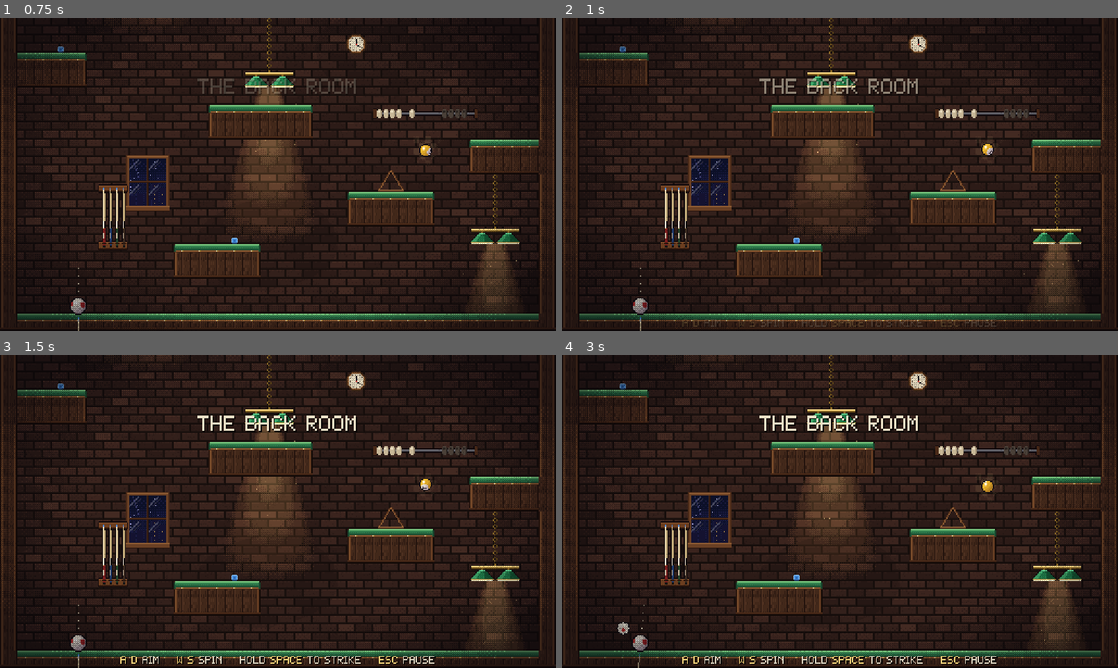
Above: before the commit, frames 1-4 (two rows, left to right).
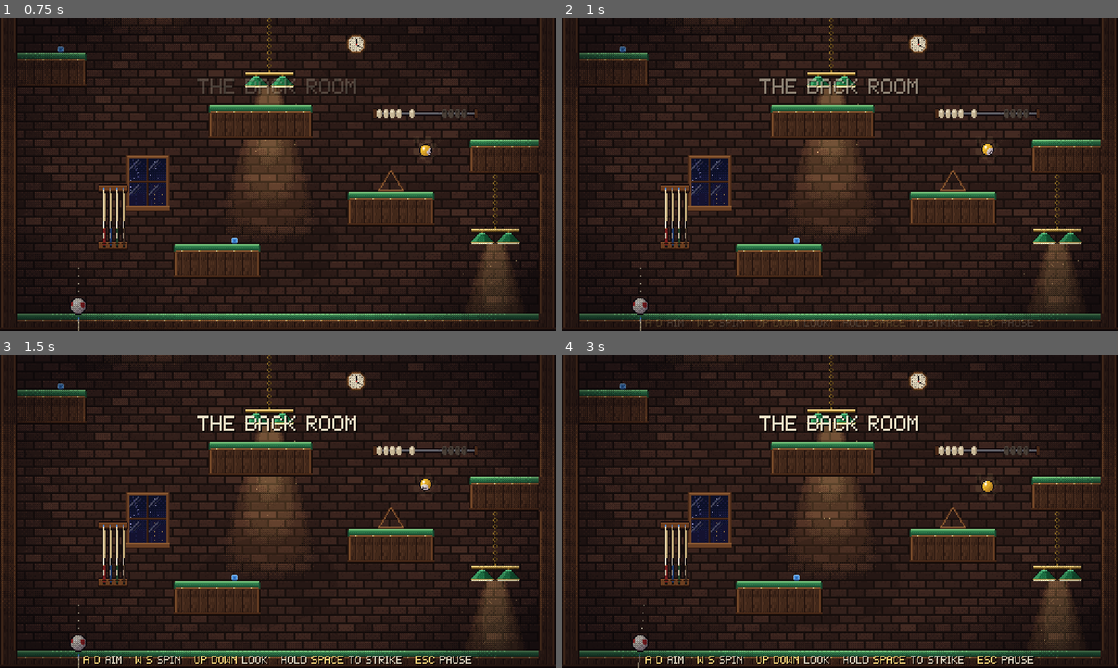
Above: after the commit, the same moments.

Repository: AmitShok/billiard-king
Game: Godot game, scene res://scenes/ui/title.tscn
The game is run twice, just before and just after one commit, with the same random seed, the same clock (stepped at 60 frames per second) and the same inputs.
Inputs (mouse positions are in pixels of both pictures, inside the frame that each line leads up to):
- Up to frame 1 (0.75 s): click "New climb" at 0.5 s
- Up to frame 2 (1 s): no input
- Up to frame 3 (1.5 s): tap Enter (ui_accept) at 1.25 s; move the mouse to (400, 495) at 1.27 s; hold Right from 1.28 s (still down); hold A (aim_left) from 1.28 s (still down); click (400, 495) at 1.42 s
- Up to frame 4 (3 s): tap Enter (ui_accept) at 1.52, 2, 2.75 s; tap D (aim_right) at 1.55 s; release Right at 2 s; release A (aim_left) at 2 s; drag from (728, 527) to (812, 574) at 2.02 s; move the mouse to (895, 442) at 2.77 s; hold Right from 2.78 s (still down); hold Down (look_down, bound only after the commit) from 2.78 s (still down)

Frame 1 is identical in both runs. In frame 2, 0.5% of the frame differs, in the area x 15-85%, y 96-99%; in frame 3, 1.1%; in frame 4, 1.2%, in the area x 10-85%, y 85-99%.

Commit message:
Add camera look: pan up/down a little with the arrow keys
- Up/Down arrows (gamepad right stick) peek the camera up to 56 px
  toward the next/previous screen, easing back on release
- View only: the screen cut, the ball and its physics are untouched;
  never peeks below the bottom floor or above the summit
- Spin moves to W/S (and D-pad/left stick) so the arrows are free
- Controls hint, README and DESIGN updated; 6 new gameplay checks (43/43)

Co-Authored-By: Claude Opus 5.5 <noreply@anthropic.com>

Diff:
--- a/scripts/autoload/save_data.gd
+++ b/scripts/autoload/save_data.gd
@@ -50,8 +50,10 @@
 		"charge": [KEY_SPACE, KEY_Z, KEY_J, JOY_BUTTON_A],
 		"aim_left": [KEY_A, KEY_LEFT, JOY_BUTTON_DPAD_LEFT],
 		"aim_right": [KEY_D, KEY_RIGHT, JOY_BUTTON_DPAD_RIGHT],
-		"spin_up": [KEY_W, KEY_UP, JOY_BUTTON_DPAD_UP],
-		"spin_down": [KEY_S, KEY_DOWN, JOY_BUTTON_DPAD_DOWN],
+		"spin_up": [KEY_W, JOY_BUTTON_DPAD_UP],
+		"spin_down": [KEY_S, JOY_BUTTON_DPAD_DOWN],
+		"look_up": [KEY_UP],
+		"look_down": [KEY_DOWN],
 		"pause": [KEY_ESCAPE, KEY_P, JOY_BUTTON_START],
 	}
 	for action in binds:
@@ -69,7 +71,7 @@
 				j.button_index = code
 				ev = j
 			InputMap.action_add_event(action, ev)
-	var axes := { "aim_left": [JOY_AXIS_LEFT_X, -1.0], "aim_right": [JOY_AXIS_LEFT_X, 1.0], "spin_up": [JOY_AXIS_LEFT_Y, -1.0], "spin_down": [JOY_AXIS_LEFT_Y, 1.0] }
+	var axes := { "aim_left": [JOY_AXIS_LEFT_X, -1.0], "aim_right": [JOY_AXIS_LEFT_X, 1.0], "spin_up": [JOY_AXIS_LEFT_Y, -1.0], "spin_down": [JOY_AXIS_LEFT_Y, 1.0], "look_up": [JOY_AXIS_RIGHT_Y, -1.0], "look_down": [JOY_AXIS_RIGHT_Y, 1.0] }
 	for action in axes:
 		var m := InputEventJoypadMotion.new()
 		m.axis = axes[action][0]
--- a/scripts/world/game.gd
+++ b/scripts/world/game.gd
@@ -28,14 +28,19 @@
 var _title_label: Label
 var _toast: Label
 var _shake := 0.0
+var look := 0.0          # camera peek offset in px (negative = up)
+
+const LOOK_RANGE := 56.0
+const LOOK_SPEED := 160.0   # px/s while held
+const LOOK_RETURN := 260.0  # px/s easing back when released
 var _rng := RandomNumberGenerator.new()
 var _props_by_screen := {}   # screen index -> Array of Prop
 var _hint: RichTextLabel
 var _hint_wait := 0.0
 var _using_pad := false
 
-const HINT_KEYS := "[center][color=#f2d27a]A D[/color] aim    [color=#f2d27a]W S[/color] spin    hold [color=#f2d27a]SPACE[/color] to strike    [color=#f2d27a]ESC[/color] pause[/center]"
-const HINT_PAD := "[center][color=#f2d27a]D-PAD[/color] aim    [color=#f2d27a]UP DOWN[/color] spin    hold [color=#f2d27a]A[/color] to strike    [color=#f2d27a]START[/color] pause[/center]"
+const HINT_KEYS := "[center][color=#f2d27a]A D[/color] aim   [color=#f2d27a]W S[/color] spin   [color=#f2d27a]UP DOWN[/color] look   hold [color=#f2d27a]SPACE[/color] to strike   [color=#f2d27a]ESC[/color] pause[/center]"
+const HINT_PAD := "[center][color=#f2d27a]D-PAD[/color] aim and spin   [color=#f2d27a]R-STICK[/color] look   hold [color=#f2d27a]A[/color] to strike   [color=#f2d27a]START[/color] pause[/center]"
 
 
 func _ready() -> void:
@@ -128,11 +133,27 @@
 		SaveData.run_time += delta
 	_update_screen(false)
 	_update_hint(delta)
+	_update_look(delta)
+	var shake := Vector2.ZERO
 	if _shake > 0.0 and SaveData.screen_shake:
 		_shake = maxf(0.0, _shake - delta * 8.0)
-		camera.offset = Vector2(_rng.randf_range(-1, 1), _rng.randf_range(-1, 1)).round() * minf(_shake, 2.0)
-	else:
-		camera.offset = Vector2.ZERO
+		shake = Vector2(_rng.randf_range(-1, 1), _rng.randf_range(-1, 1)).round() * minf(_shake, 2.0)
+	camera.offset = Vector2(0, round(look)) + shake
+
+
+## Peeking a little above or below the current screen. View only: the screen
+## cut, the ball and its physics are untouched.
+func _update_look(delta: float) -> void:
+	var dir := 0.0
+	if not finished and not get_tree().paused:
+		dir = Input.get_action_strength("look_down") - Input.get_action_strength("look_up")
+	# Nothing is drawn below the bottom floor or above the summit.
+	if screen <= 0:
+		dir = minf(dir, 0.0)
+	if screen >= tower.screen_count() - 1:
+		dir = maxf(dir, 0.0)
+	var target := dir * LOOK_RANGE
+	look = move_toward(look, target, delta * (LOOK_SPEED if absf(target) > absf(look) else LOOK_RETURN))
 
 
 func _unhandled_input(event: InputEvent) -> void:
--- a/tests/gameplay_test.gd
+++ b/tests/gameplay_test.gd
@@ -273,6 +273,30 @@
 	await _physics_frames(200)
 	check("resting saves the ball position", SaveData.ball_pos.distance_to(p.sim.pos) < 0.5 and SaveData.ball_pos != Vector2.ZERO)
 
+	# Camera look: arrows peek up/down a little; view only.
+	p.place(Vector2(200, -300 - 140))
+	await _physics_frames(200)
+	var rest_pos := p.sim.pos
+	check("up arrow is look, not spin", not InputMap.action_has_event("spin_up", _key(KEY_UP)) and InputMap.action_has_event("look_up", _key(KEY_UP)))
+	var spin_before := p.spin_level
+	Input.action_press("look_up")
+	await _physics_frames(90)
+	check("holding look up pans the camera up", absf(game.camera.offset.y + game.LOOK_RANGE) < 1.5, str(game.camera.offset))
+	check("looking changes nothing about the ball", p.sim.pos == rest_pos and p.spin_level == spin_before and game.screen == 1)
+	Input.action_release("look_up")
+	await _physics_frames(60)
+	check("camera eases back on release", absf(game.camera.offset.y) < 0.5, str(game.camera.offset))
+	Input.action_press("look_down")
+	await _physics_frames(90)
+	check("holding look down pans down", absf(game.camera.offset.y - game.LOOK_RANGE) < 1.5, str(game.camera.offset))
+	Input.action_release("look_down")
+	p.place(game.tower.spawn)
+	await _physics_frames(120)
+	Input.action_press("look_down")
+	await _physics_frames(60)
+	check("no peeking below the bottom floor", absf(game.camera.offset.y) < 0.5, str(game.camera.offset))
+	Input.action_release("look_down")
+
 	# Pause freezes the climb.
 	game.pause_menu.open()
 	check("pause stops the tree", get_tree().paused)
@@ -307,3 +331,9 @@
 func _physics_frames(n: int) -> void:
 	for i in n:
 		await get_tree().physics_frame
+
+
+func _key(code: Key) -> InputEventKey:
+	var k := InputEventKey.new()
+	k.physical_keycode = code
+	return k
Not shown, changed: docs/DESIGN.md
Not shown, changed: docs/VALIDATION.md
